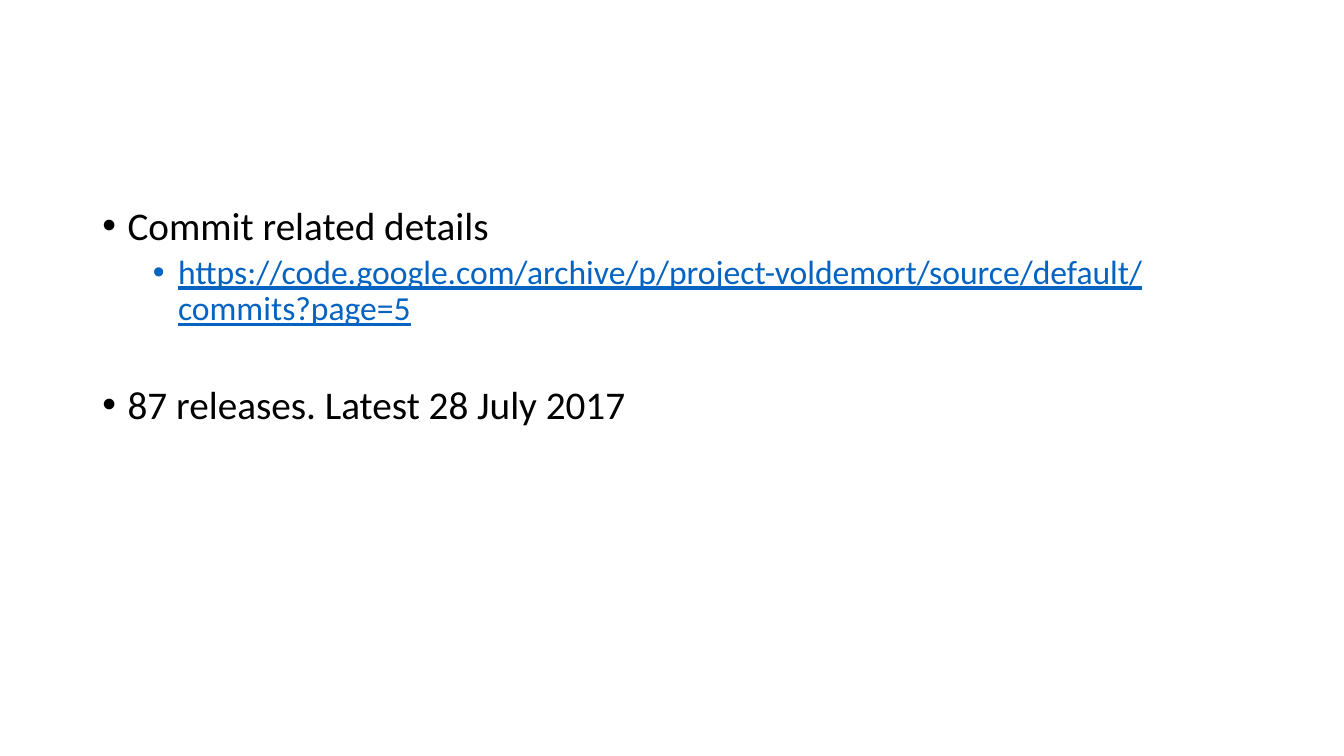
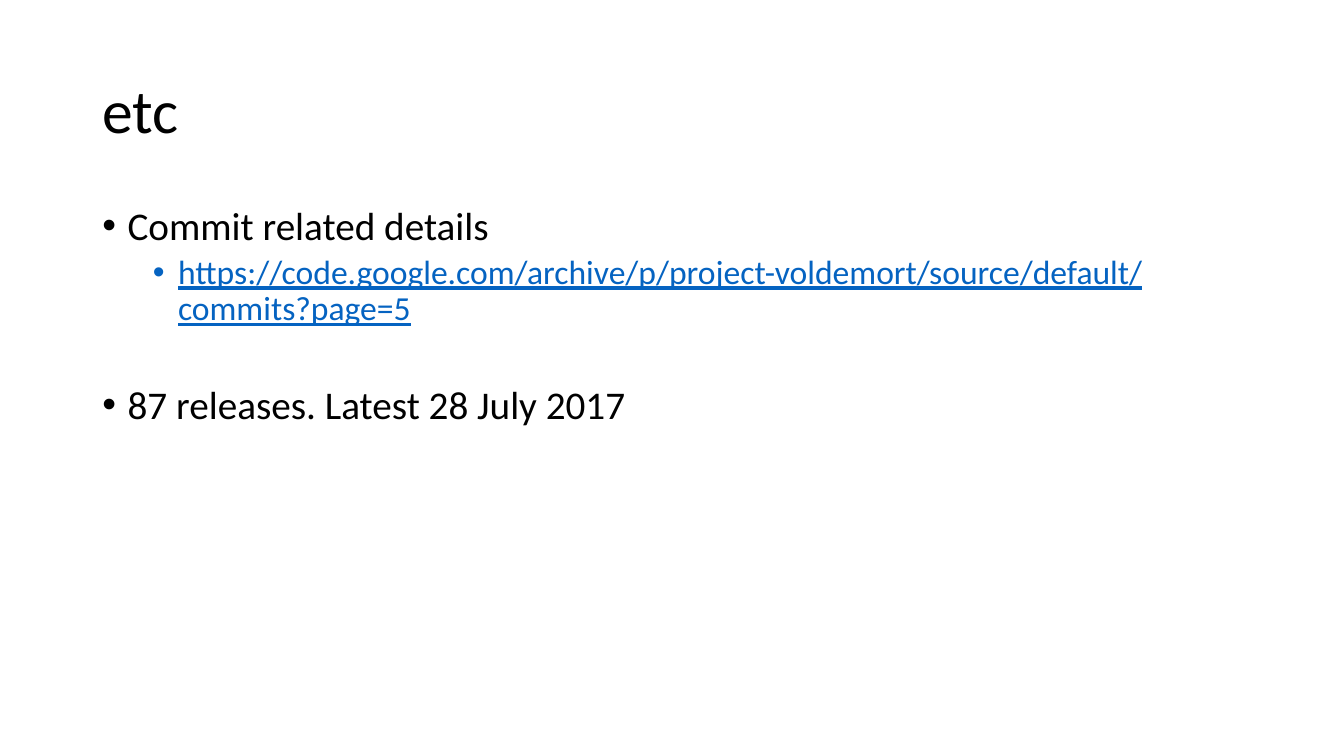
Before and after one commit to ashishgit1992/voldemort, a slide deck: slide 16 of voldemort_doc.pptx (slide 11 before the commit). Drawn at 1344x756 pixels with LibreOffice and Linux fonts; fonts in the diff are those of the drawing. Boxes give left, top, right and bottom in pixels: in the first picture for what was removed or moved away, otherwise in the second. Text is boxed around its words. In the diff, an @@ line names an element or a change of style, - is before the commit and + after.

```diff
--- a/voldemort_doc.pptx
+++ b/voldemort_doc.pptx
@@ title added at box(102, 94, 178, 134), 44 pt, text #000000 @@
+etc
```
Also in this commit, not shown: 7 slides added, 2 slides removed, 1 other file.
